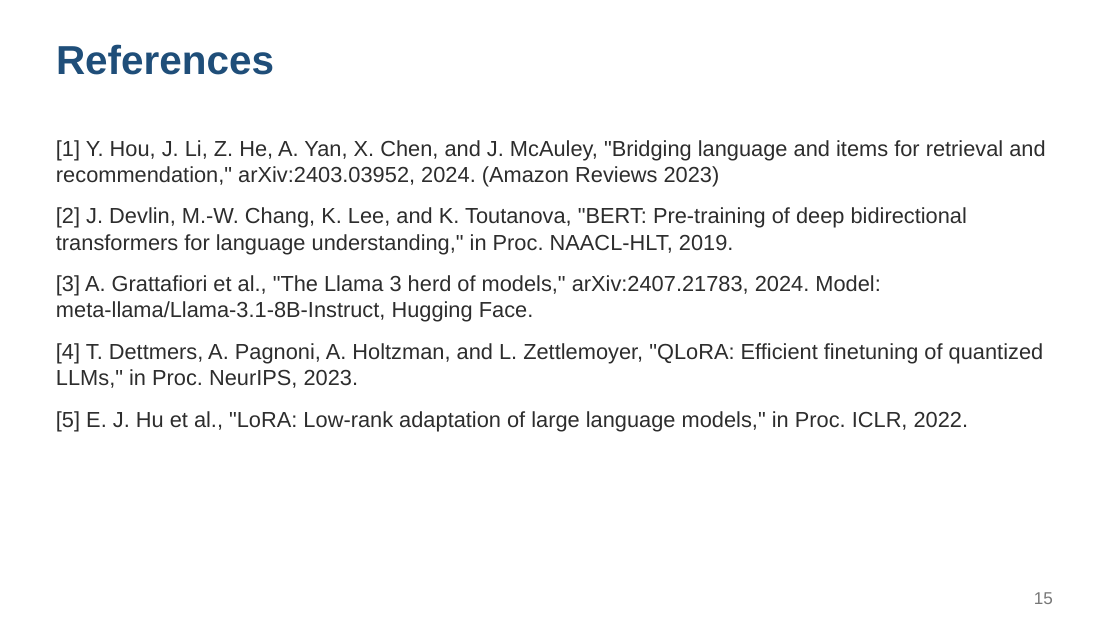
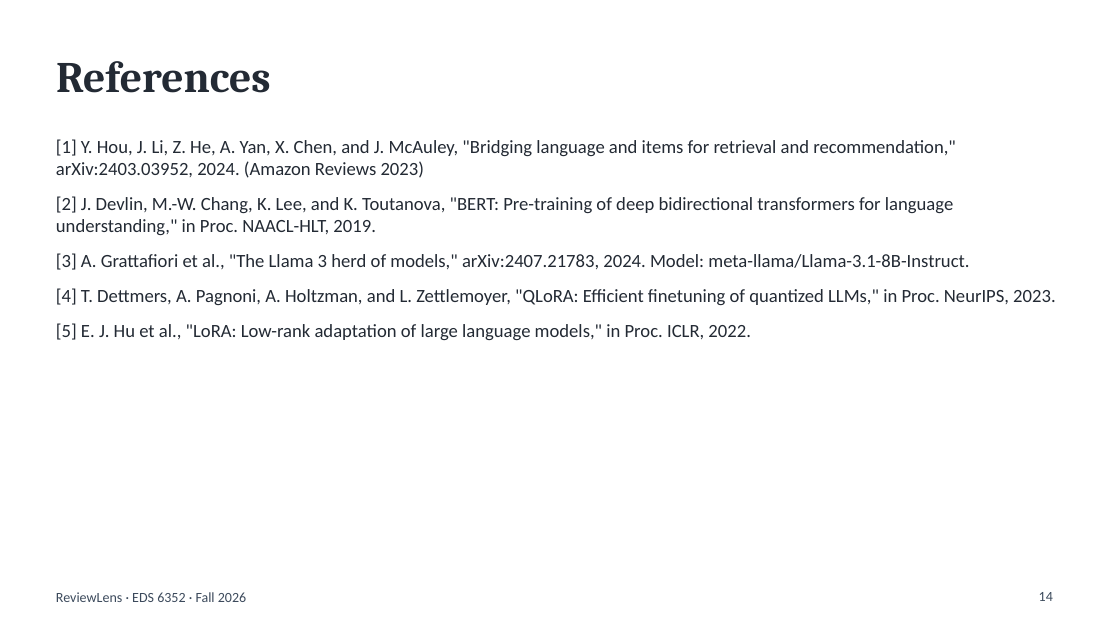
Before and after one commit to Junebhone/ReviewLens, a slide deck: slide 14 of presentation/ReviewLens_Presentation.pptx (slide 15 before the commit). Drawn at 1120x630 pixels with LibreOffice and Linux fonts; fonts in the diff are those of the drawing. Boxes give left, top, right and bottom in pixels: in the first picture for what was removed or moved away, otherwise in the second. Text is boxed around its words. In the diff, an @@ line names an element or a change of style, - is before the commit and + after.

```diff
--- a/presentation/ReviewLens_Presentation.pptx
+++ b/presentation/ReviewLens_Presentation.pptx
@@ title "References" at [56, 61, 271, 93]: size 26 to 28 pt, font Arial to Cambria, text colour #1F4E79 to #232A34; vertical alignment top to middle @@
@@ text at [56, 139, 1055, 340]: size 14 to 12 pt, font Arial to Calibri, text colour #2D2D2D to #232A34 in "[1] Y. Hou, J. Li, Z. He, ...", "[2] J. Devlin, M.-W. Chang, K. Lee, ...", "[4] T. Dettmers, A. Pagnoni, A. Holtzman, ...", "[5] E. J. Hu et al., "LoRA: ..."; less space between paragraphs @@
@@ text at [56, 253, 969, 270]: text changed; size 14 to 12 pt; font Arial to Calibri; text colour #2D2D2D to #232A34 @@
-[3] A. Grattafiori et al., "The Llama 3 herd of models," arXiv:2407.21783, 2024. Model: meta-llama/Llama-3.1-8B-Instruct, Hugging Face.
+[3] A. Grattafiori et al., "The Llama 3 herd of models," arXiv:2407.21783, 2024. Model: meta-llama/Llama-3.1-8B-Instruct.
@@ text added at [56, 592, 246, 602], 9 pt, text #3C4A5C @@
+ReviewLens · EDS 6352 · Fall 2026
@@ page number at [1039, 592, 1053, 601]: text changed; size 11 to 9 pt; font Arial to Calibri; text colour #777777 to #3C4A5C @@
-15
+14
```
Also in this commit, not shown: 7 other slides changed, 6 slides added, 7 slides removed, 11 other files.
